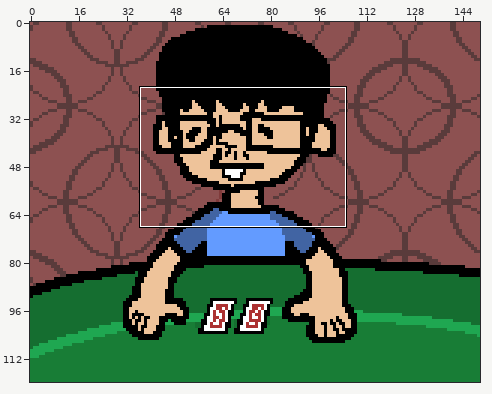
Sprite sheet, stored at src/assets/images/frames/framesBoss/boss0_1.png. The first picture is a wide view before the edit; the outline marks the close-up.
Close-up. The starting point:
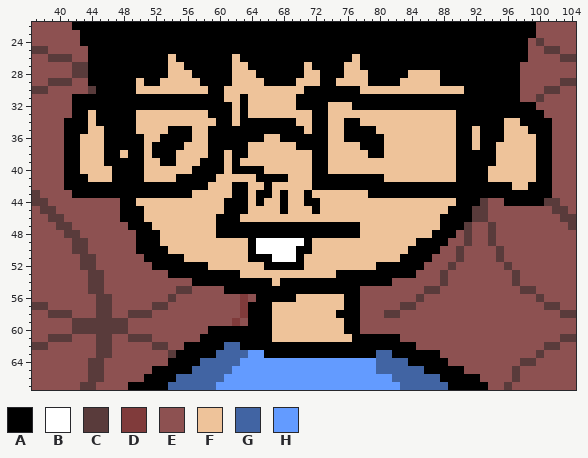
The file is 150x120 pixels. Shown: x 37..104, y 22..67. The commit also changed other parts of the picture, which this record leaves out.
Palette (. is transparent): A #000000  B #ffffff  C #593b3b  D #803b3b  E #8d5151  F #eec39a  G #4164a3  H #639bff
After the commit:
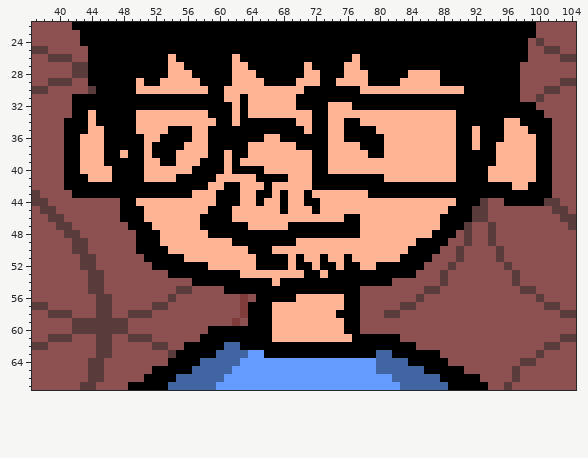
Difference:
{"colour":"F","old":"#eec39a","new":"#ffb494"}
{"y":42,"x":61,"old":"F","new":"A"}
{"y":42,"x":63,"old":"A","new":"F"}
{"y":43,"x":60,"old":"FF","new":"AA"}
{"y":43,"x":63,"old":"A","new":"F"}
{"y":44,"x":60,"old":"F","new":"A"}
{"y":44,"x":63,"old":"A","new":"F"}
{"y":45,"x":59,"old":"FF","new":"AA"}
{"y":45,"x":62,"old":"AA","new":"FF"}
{"y":46,"x":58,"old":"FF","new":"AA"}
{"y":46,"x":62,"old":"A","new":"F"}
{"y":46,"x":76,"old":"FF","new":"AA"}
{"y":47,"x":58,"old":"FF","new":"AA"}
{"y":47,"x":64,"old":"AAAAA","new":"FFFFF"}
{"y":48,"x":59,"old":"F","new":"A"}
{"y":49,"x":62,"old":"FF","new":"AA"}
{"y":49,"x":65,"old":"BBBBBBA","new":"AAAAAFF"}
{"y":50,"x":65,"old":"BBBBBAA","new":"AAFFFFF"}
{"y":51,"x":64,"old":"A","new":"F"}
{"y":51,"x":67,"old":"BBB","new":"AAF"}
{"y":51,"x":73,"old":"F","new":"A"}
{"y":51,"x":76,"old":"F","new":"A"}
{"y":52,"x":65,"old":"F","new":"A"}
{"y":52,"x":69,"old":"A","new":"F"}
{"y":52,"x":71,"old":"F","new":"A"}
{"y":52,"x":73,"old":"FF","new":"AA"}
{"y":52,"x":76,"old":"FF","new":"AA"}
{"y":53,"x":71,"old":"FF","new":"AA"}
{"y":53,"x":74,"old":"F","new":"A"}
{"label":"changed","picture_box":[80,54,536,342]}
